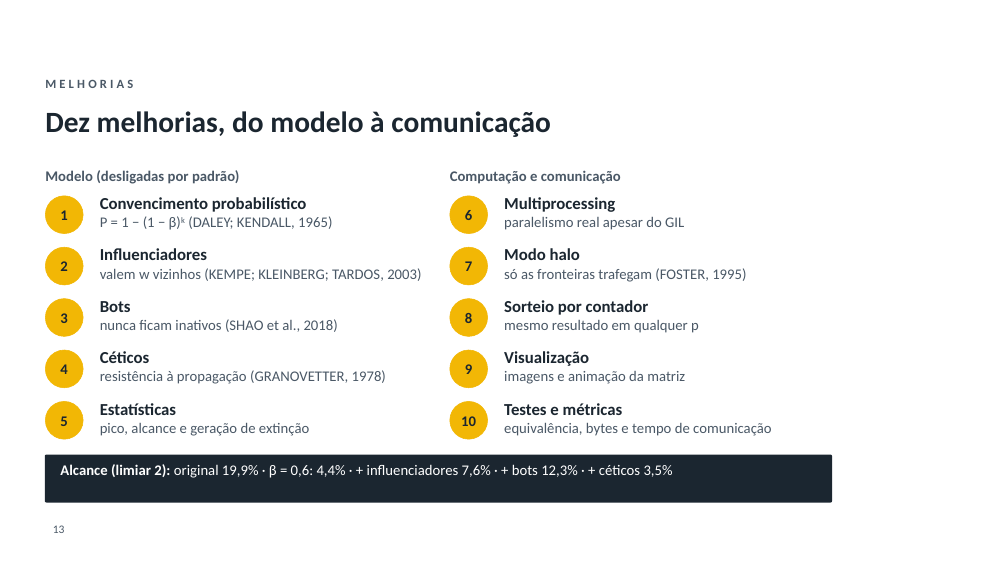
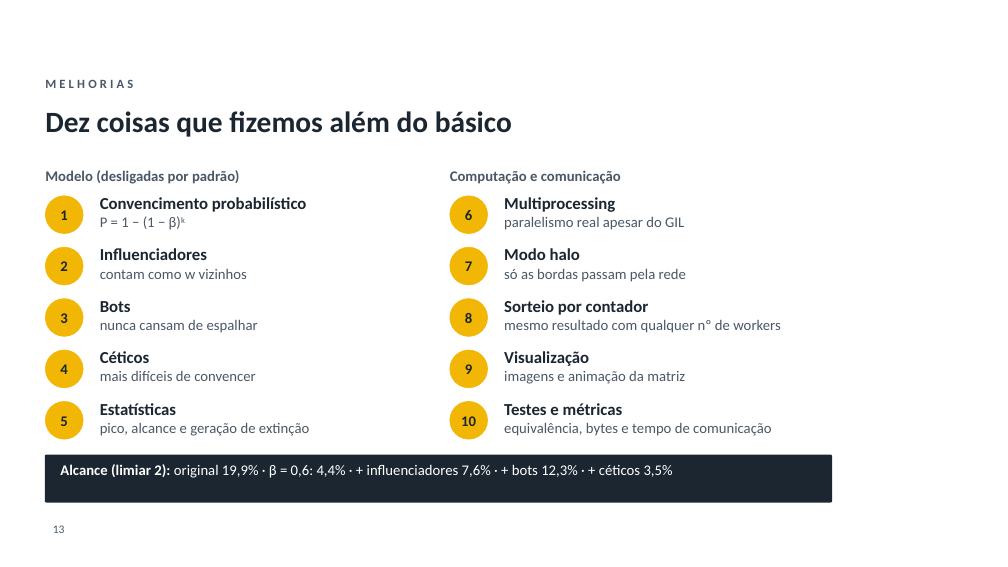
Before and after one commit to GianSE/fakenews-distribuidos, a slide deck: slide 13 of Apresentacao/Apresentacao_FakeNews_UTFPR.pptx. Drawn at 1008x567 pixels with LibreOffice and Linux fonts; fonts in the diff are those of the drawing; background and template pictures are left out. Boxes give left, top, right and bottom in pixels: in the first picture for what was removed or moved away, otherwise in the second. Text is boxed around its words. In the diff, an @@ line names an element or a change of style, - is before the commit and + after.

```diff
--- a/Apresentacao/Apresentacao_FakeNews_UTFPR.pptx
+++ b/Apresentacao/Apresentacao_FakeNews_UTFPR.pptx
@@ title at <box>45,111,512,137</box>: text changed @@
-Dez melhorias, do modelo à comunicação
+Dez coisas que fizemos além do básico
@@ text at <box>100,216,185,230</box>: text changed @@
-P = 1 − (1 − β)k (DALEY; KENDALL, 1965)
+P = 1 − (1 − β)k
@@ text at <box>100,269,247,279</box>: text changed @@
-valem w vizinhos (KEMPE; KLEINBERG; TARDOS, 2003)
+contam como w vizinhos
@@ text at <box>504,269,686,282</box>: text changed @@
-só as fronteiras trafegam (FOSTER, 1995)
+só as bordas passam pela rede
@@ text at <box>100,320,258,333</box>: text changed @@
-nunca ficam inativos (SHAO et al., 2018)
+nunca cansam de espalhar
@@ text at <box>504,320,780,333</box>: text changed @@
-mesmo resultado em qualquer p
+mesmo resultado com qualquer nº de workers
@@ text at <box>100,371,256,381</box>: text changed @@
-resistência à propagação (GRANOVETTER, 1978)
+mais difíceis de convencer
```
Also in this commit, not shown: 12 other slides changed, 3 other files.
